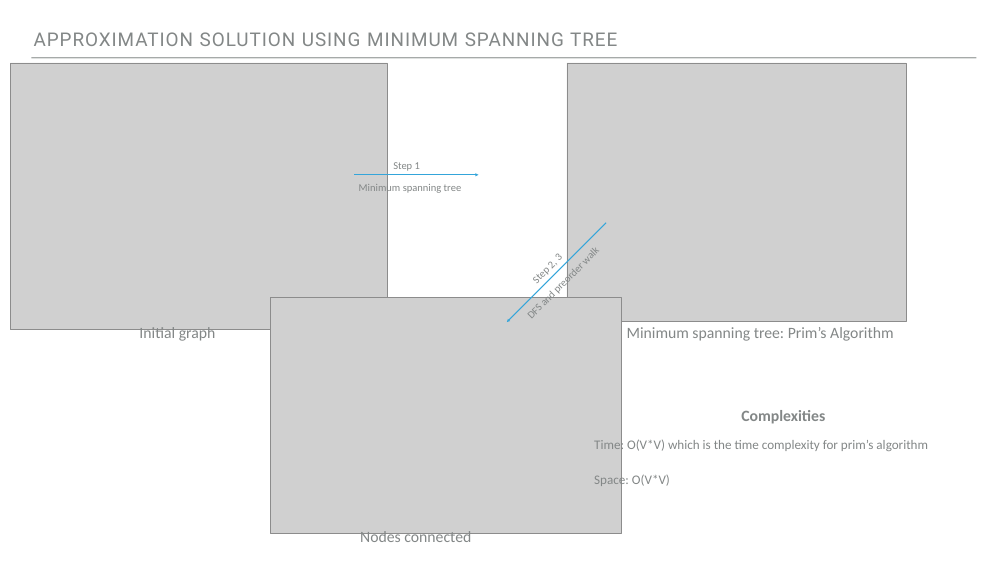
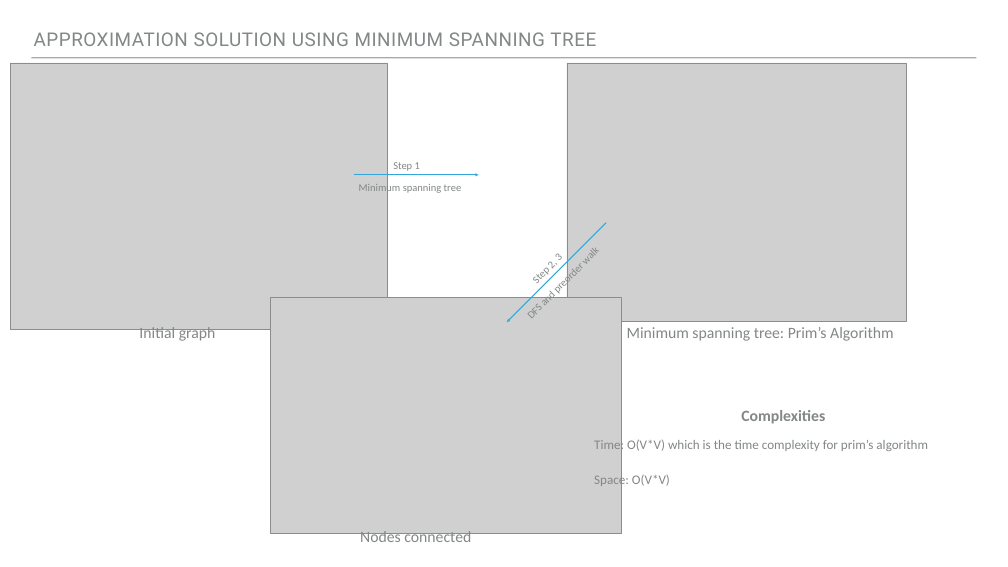
Before and after one commit to teyalite/NP-algorithm-research, a slide deck: slide 5 of Travelling Salesman - Presentation.pptx. Drawn at 1008x567 pixels with LibreOffice and Linux fonts; fonts in the diff are those of the drawing; grey boxes stand for pictures. Boxes give left, top, right and bottom in pixels: in the first picture for what was removed or moved away, otherwise in the second. Text is boxed around its words. In the diff, an @@ line names an element or a change of style, - is before the commit and + after.

```diff
--- a/Travelling Salesman - Presentation.pptx
+++ b/Travelling Salesman - Presentation.pptx
@@ text "APPROXIMATION SOLUTION USING MINIMUM SPANNING ..." at <box>34,32,596,46</box>: letter spacing 1.8 to 1 pt @@
```
Also in this commit, not shown: 5 other slides changed, 1 slide removed, 2 other files.
